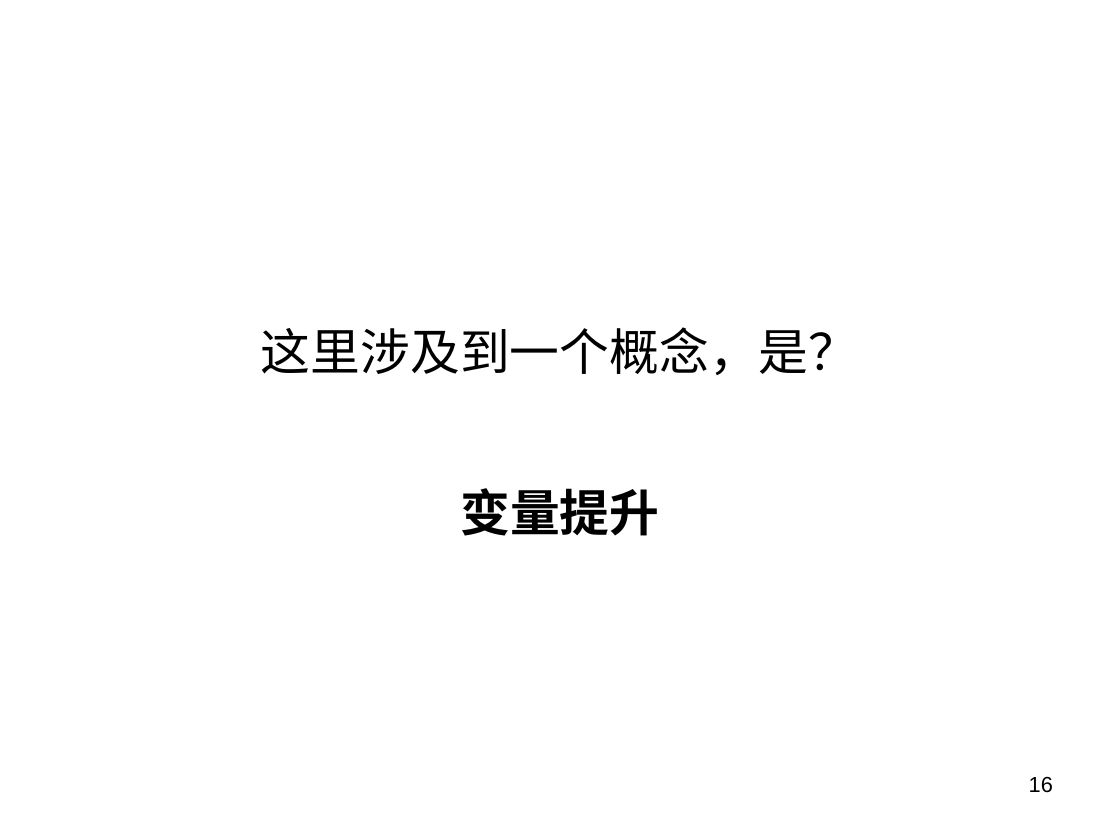
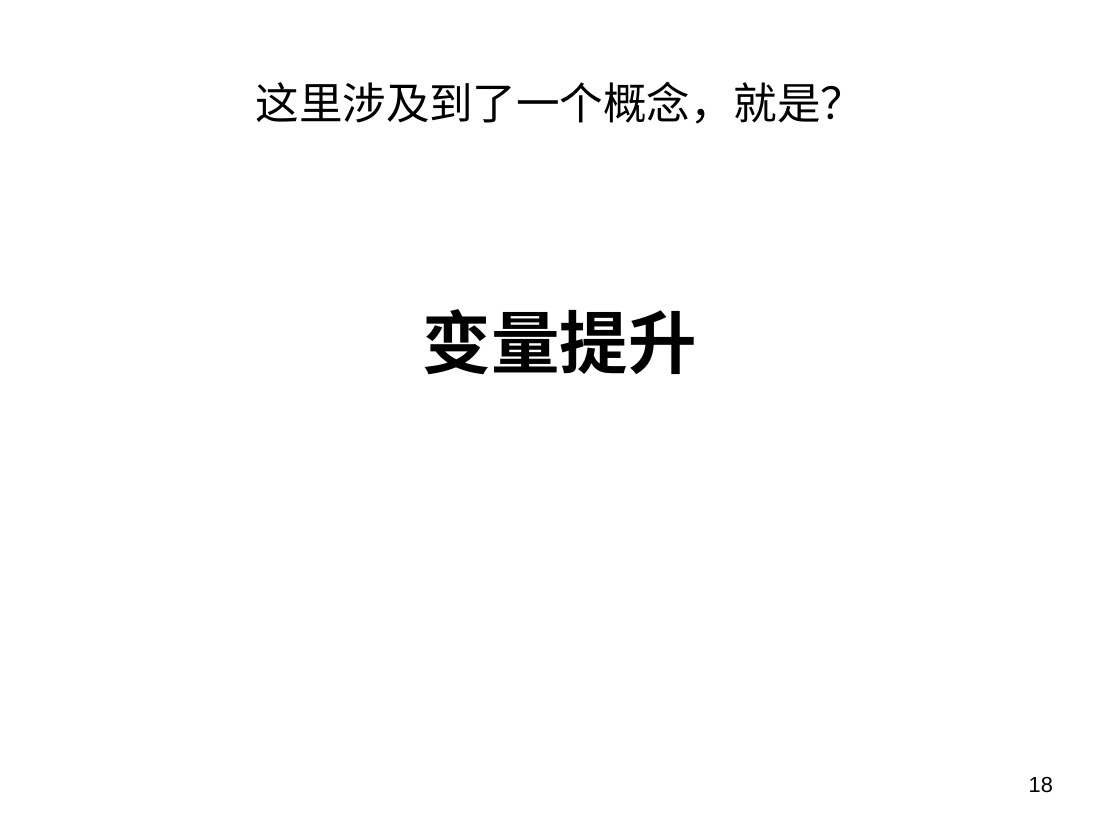
Before and after one commit to panxuepeng/javascript, a slide deck: slide 18 of ppt/第二天课程.ppt (slide 16 before the commit). Drawn at 1120x840 pixels with LibreOffice and Linux fonts; fonts in the diff are those of the drawing. Boxes give left, top, right and bottom in pixels: in the first picture for what was removed or moved away, otherwise in the second. Text is boxed around its words. In the diff, an @@ line names an element or a change of style, - is before the commit and + after.

```diff
--- a/ppt/第二天课程.ppt
+++ b/ppt/第二天课程.ppt
@@ title at [256, 82, 865, 124]: text changed; size 32 to 28 pt @@
-这里涉及到一个概念，是？
+这里涉及到了一个概念，就是？
@@ subtitle "变量提升": place and size @@
-subtitle "变量提升" at [460, 488, 659, 536]
+subtitle "变量提升" at [423, 309, 697, 375]
@@ subtitle "变量提升" at [423, 309, 697, 375]: size 32 to 44 pt; more space between paragraphs @@
@@ page number at [1029, 776, 1053, 793]: text changed @@
-16
+18
```
Also in this commit, not shown: 31 other slides changed, 23 slides added, 5 slides removed, 8 other files.
